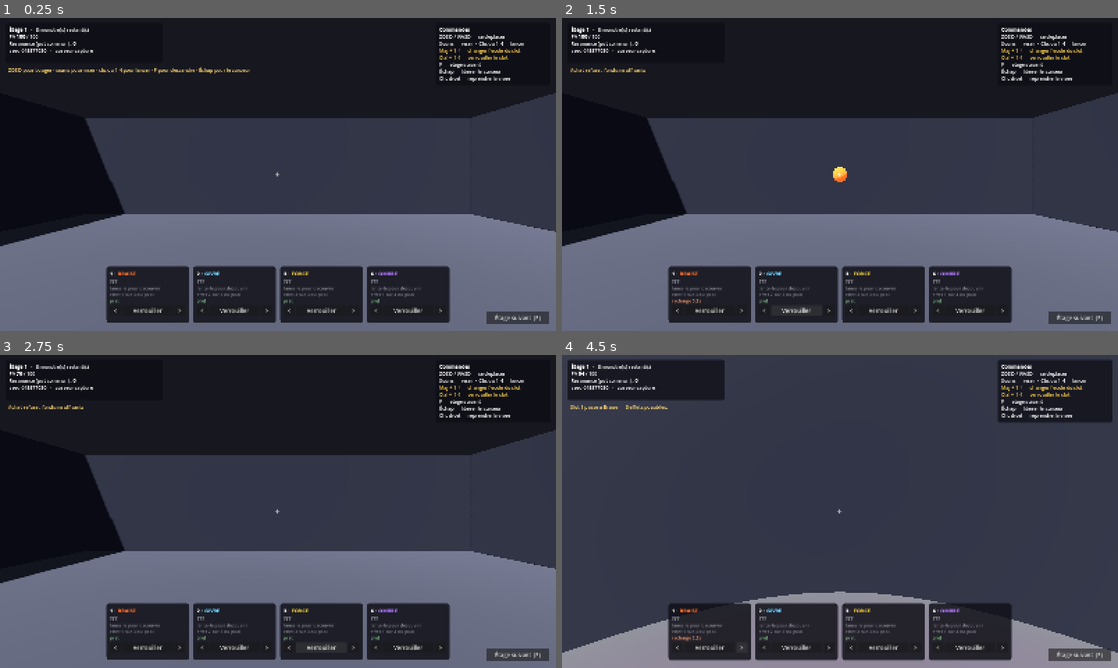
Above: before the commit, frames 1-4 (two rows, left to right).
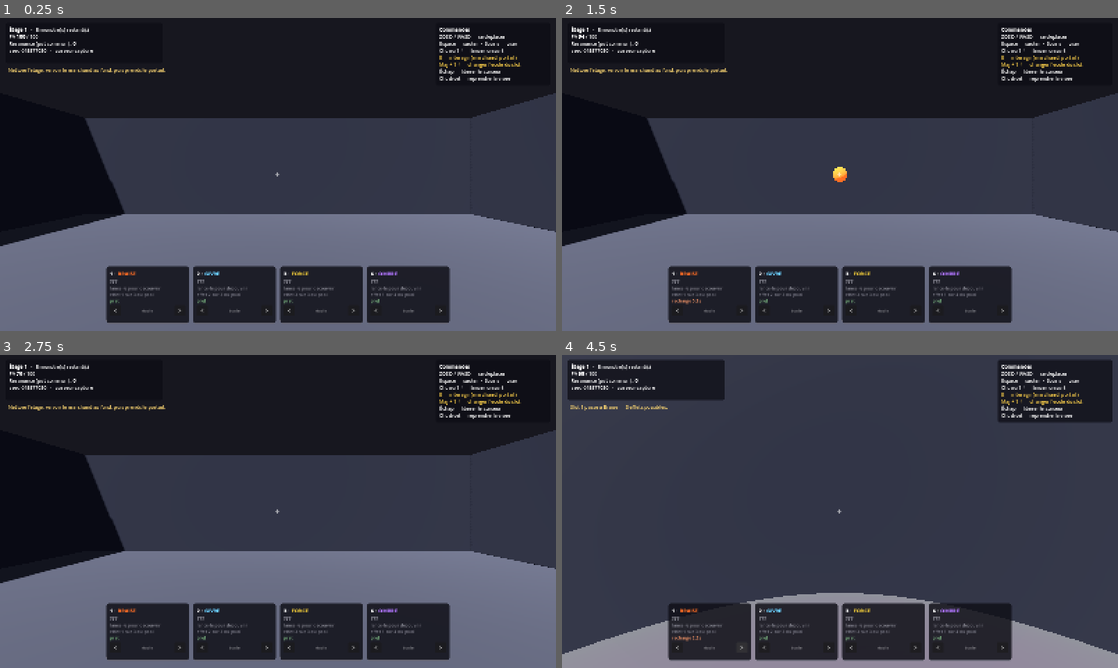
Above: after the commit, the same moments.

Repository: Treri-afk/depthcast
Game: Godot game, scene res://scenes/prototype.tscn
Two runs of this game, one before a commit and one after it. Both use one fixed random seed, a clock stepped at 60 frames per second and the inputs below.
Inputs (mouse positions are in pixels of both pictures, inside the frame that each line leads up to):
- Up to frame 1 (0.25 s): no input
- Up to frame 2 (1.5 s): click (712, 312) at 0.5 s, where only the run before the commit has a clickable "Verrouiller"; click (795, 312) at 1.25 s, where only the run before the commit has a clickable "Verrouiller"
- Up to frame 3 (2.75 s): click (322, 649) at 2 s, where only the run before the commit has a clickable "Verrouiller"
- Up to frame 4 (4.5 s): click (967, 649) at 2.75 s, where only the run before the commit has a clickable "Verrouiller"; click "<" at 3.5 s; click ">" at 4.25 s

The runs differ from the first frame. In frame 1, 1.5% of the frame differs, in the area x 1-99%, y 3-98%; in frame 2, 1.4%; in frame 3, 1.4%; in frame 4, 1.4%.

Commit message:
feat: vraie boucle de gameplay — marchand, portail, saut, couloirs réparés
La boucle était fausse : une touche enchaînait fin d'étage et reroll
dans la même frame, donc il n'existait aucun moment de décision. Or
c'est là que se joue tout le contrepoids du jeu.

Boucle réelle : nettoyer l'étage, traverser les couloirs, atteindre la
salle du marchand, acheter, puis franchir le portail — qui déclenche le
reroll. L'ordre est celui du GDD : on scelle d'ABORD, on reroll ENSUITE.
Un portail qui rerollerait avant l'achat rendrait les verrous inutiles.

Les couloirs étaient bouchés, et c'était un vrai bug : l'espacement
entre deux salles se calculait avec une taille tirée séparément de celle
réellement construite, donc les ouvertures ne tombaient jamais en face.
Le plan complet — tailles, directions, centres — est désormais calculé
avant de bâtir quoi que ce soit.

Le verrouillage quitte le HUD pour devenir un objet posé au sol : un
socle par slot, qu'on va chercher. Deux consommables à côté donnent à la
Résonance un usage concurrent, sinon sceller est toujours le bon choix
et il n'y a pas d'arbitrage.

Le multiplicateur cumulatif est en place (x1, x1.5, x2, x3). Sans lui,
dès qu'on a de la Résonance on fige les quatre slots et le jeu perd son
sujet.

Le portail reste scellé tant que l'étage n'est pas nettoyé : sinon on
traverse le donjon sans jamais combattre.

Ajoute aussi la gravité et le saut, absents jusqu'ici.

Co-Authored-By: Claude Opus 5 <noreply@anthropic.com>

Diff:
--- a/scripts/prototype/player_avatar.gd
+++ b/scripts/prototype/player_avatar.gd
@@ -19,6 +19,8 @@
 const PITCH_MAX: float = 1.45
 ## Hauteur des yeux, mesurée depuis le centre de la capsule.
 const HAUTEUR_YEUX: float = 0.65
+const GRAVITE: float = 26.0
+const IMPULSION_SAUT: float = 8.4
 
 signal a_lance(slot_index: int, direction: Vector3)
 
@@ -92,16 +94,27 @@
 
 	_voile_restant = maxf(0.0, _voile_restant - delta)
 
+	var vitesse_verticale: float = velocity.y
+
 	if _dash_restant > 0.0:
-		# Pendant la charge, le contrôle est confisqué : c'est ce qui fait
-		# qu'une Ruée se sent comme une Ruée et pas comme un sprint.
+		# Pendant la charge, le contrôle horizontal est confisqué : c'est ce qui
+		# fait qu'une Ruée se sent comme une Ruée et pas comme un sprint.
 		_dash_restant -= delta
-		velocity = _dash
+		velocity.x = _dash.x
+		velocity.z = _dash.z
 	else:
 		var taux: float = ACCELERATION if entree.length_squared() > 0.01 else FREINAGE
 		velocity.x = move_toward(velocity.x, voulu.x, taux * delta)
 		velocity.z = move_toward(velocity.z, voulu.z, taux * delta)
-	velocity.y = 0.0
+
+	if is_on_floor():
+		vitesse_verticale = 0.0
+		if Input.is_action_just_pressed("proto_saut") and souris_capturee():
+			vitesse_verticale = IMPULSION_SAUT
+	else:
+		vitesse_verticale -= GRAVITE * delta
+
+	velocity.y = vitesse_verticale
 	move_and_slide()
 
 	_ecoute_les_sorts()
@@ -153,7 +166,7 @@
 
 
 func teleporte(vers: Vector3) -> void:
-	global_position = vers
+	global_position = vers + Vector3(0, 0.2, 0)
 	velocity = Vector3.ZERO
 
 
--- a/scripts/prototype/prototype_hud.gd
+++ b/scripts/prototype/prototype_hud.gd
@@ -10,7 +10,6 @@
 ## Il ne fait que LIRE GameState. Il ne modifie rien : les boutons émettent des
 ## signaux que la racine du prototype traite.
 
-signal verrou_demande(slot_index: int)
 signal etage_suivant_demande()
 ## Demande de changer l'école d'un slot. `pas` vaut -1 ou +1.
 signal ecole_changee(slot_index: int, pas: int)
@@ -21,7 +20,7 @@
 var _journal: Label
 var _aide: RichTextLabel
 var _cartes: Array[RichTextLabel] = []
-var _boutons_verrou: Array[Button] = []
+var _invite: Label
 
 
 func _ready() -> void:
@@ -32,10 +31,10 @@
 	_aide = _panneau_texte(-346, 14, 330, 168, true)
 	_aide.text = ("[b]Commandes[/b]\n"
 		+ "ZQSD / WASD — se déplacer\n"
-		+ "Souris — viser  ·  Clic ou 1-4 — lancer\n"
+		+ "Espace — sauter  ·  Souris — viser\n"
+		+ "Clic ou 1-4 — lancer un sort\n"
+		+ "[color=#ffd24a]E — interagir (marchand, portail)[/color]\n"
 		+ "[color=#ffd24a]Maj + 1-4 — changer l'école du slot[/color]\n"
-		+ "[color=#ffd24a]Ctrl + 1-4 — verrouiller le slot[/color]\n"
-		+ "F — étage suivant\n"
 		+ "Échap — libérer le curseur\n"
 		+ "Clic droit — reprendre la visée")
 
@@ -48,15 +47,16 @@
 	_construit_les_cartes()
 	_construit_le_reticule()
 
-	var suivant := Button.new()
-	suivant.text = "Étage suivant  (F)"
-	suivant.set_anchors_preset(Control.PRESET_BOTTOM_RIGHT)
-	suivant.offset_left = -200
-	suivant.offset_top = -56
-	suivant.offset_right = -20
-	suivant.offset_bottom = -20
-	suivant.pressed.connect(func() -> void: etage_suivant_demande.emit())
-	add_child(suivant)
+	# Invite d'interaction, juste sous le réticule : c'est là que l'oeil est.
+	_invite = Label.new()
+	_invite.set_anchors_preset(Control.PRESET_CENTER)
+	_invite.offset_left = -320
+	_invite.offset_right = 320
+	_invite.offset_top = 40
+	_invite.horizontal_alignment = HORIZONTAL_ALIGNMENT_CENTER
+	_invite.add_theme_font_size_override("font_size", 17)
+	_invite.add_theme_color_override("font_color", Color(1, 0.93, 0.6))
+	add_child(_invite)
 
 
 func _panneau_texte(x: float, y: float, largeur: float, hauteur: float,
@@ -138,11 +138,13 @@
 		gauche.pressed.connect(func() -> void: ecole_changee.emit(i, -1))
 		actions.add_child(gauche)
 
-		var verrou := Button.new()
-		verrou.text = "Verrouiller"
-		verrou.size_flags_horizontal = Control.SIZE_EXPAND_FILL
-		verrou.pressed.connect(func() -> void: verrou_demande.emit(i))
-		actions.add_child(verrou)
+		var titre := Label.new()
+		titre.text = "école"
+		titre.size_flags_horizontal = Control.SIZE_EXPAND_FILL
+		titre.horizontal_alignment = HORIZONTAL_ALIGNMENT_CENTER
+		titre.add_theme_font_size_override("font_size", 12)
+		titre.modulate = Color(1, 1, 1, 0.5)
+		actions.add_child(titre)
 
 		var droite := Button.new()
 		droite.text = ">"
@@ -156,7 +158,6 @@
 		barre.add_child(carte)
 
 		_cartes.append(texte)
-		_boutons_verrou.append(verrou)
 
 
 func _construit_le_reticule() -> void:
@@ -172,6 +173,10 @@
 
 func journalise(texte: String) -> void:
 	_journal.text = texte
+
+
+func invite(texte: String) -> void:
+	_invite.text = texte
 
 
 func _process(_delta: float) -> void:
@@ -234,4 +239,3 @@
 		lignes += "[color=#8fd694]prêt[/color]"
 
 	_cartes[i].text = lignes
-	_boutons_verrou[i].disabled = verrouille
--- a/scripts/prototype/prototype_root.gd
+++ b/scripts/prototype/prototype_root.gd
@@ -14,7 +14,11 @@
 const MONSTRES_PAR_SALLE: int = 3
 const PV_MONSTRE: int = 34
 const RESONANCE_PAR_MONSTRE: int = 12
-const COUT_VERROU: int = 20
+const COUT_VERROU_BASE: int = 18
+## Multiplicateur cumulatif par verrou acheté dans l'étage (GDD §4).
+## Sans lui, dès qu'on a de la Résonance on fige tout et le jeu n'a plus de sujet.
+const MULTIPLICATEURS: Array[float] = [1.0, 1.5, 2.0, 3.0]
+const PORTEE_INTERACTION: float = 3.2
 const SALLES_PAR_ETAGE: int = 3
 const TAILLE_SALLE_MIN: float = 13.0
 const TAILLE_SALLE_MAX: float = 19.0
@@ -42,6 +46,11 @@
 ## Marqueur d'atterrissage de la téléportation.
 var _apercu: MeshInstance3D
 
+## Socles du marchand et portail de descente.
+var _socles: Array[Dictionary] = []
+var _portail: Node3D = null
+var _cible_interaction: Dictionary = {}
+
 
 func _ready() -> void:
 	_declare_les_touches()
@@ -65,7 +74,7 @@
 
 	_assemble_l_etage()
 	_peuple_l_etage()
-	_hud.journalise("ZQSD pour bouger · souris pour viser · clic ou 1-4 pour lancer · F pour descendre · Échap pour le curseur")
+	_hud.journalise("Nettoie l'étage, va voir le marchand au fond, puis prends le portail.")
 
 
 ## Raccourcis clavier pour l'école et le verrou.
@@ -83,9 +92,6 @@
 	if touche.shift_pressed:
 		_sur_ecole_changee(index, 1)
 		get_viewport().set_input_as_handled()
-	elif touche.ctrl_pressed or touche.meta_pressed:
-		_sur_verrou_demande(index)
-		get_viewport().set_input_as_handled()
 
 
 func _physics_process(_delta: float) -> void:
@@ -95,9 +101,10 @@
 
 	_maj_trainee(_delta)
 	_maj_apercu_teleport()
-
-	if Input.is_action_just_pressed("proto_etage_suivant"):
-		_descend()
+	_maj_interaction()
+
+	if Input.is_action_just_pressed("proto_interagir"):
+		_interagit()
 
 	if GameState.is_in_run() and GameState.run.players[0].hp <= 0:
 		_hud.journalise("Mort à l'étage %d. La run redémarre." % (GameState.run.floor_index + 1))
@@ -118,7 +125,8 @@
 		"proto_sort_2": [KEY_2, KEY_KP_2],
 		"proto_sort_3": [KEY_3, KEY_KP_3],
 		"proto_sort_4": [KEY_4, KEY_KP_4],
-		"proto_etage_suivant": [KEY_F],
+		"proto_interagir": [KEY_E],
+		"proto_saut": [KEY_SPACE],
 		"proto_liberer_souris": [KEY_ESCAPE],
 	}
 	for action: String in touches:
@@ -158,65 +166,75 @@
 	add_child(_geometrie)
 
 
-## Assemble l'étage : une chaîne de salles reliées par des couloirs.
+## Assemble l'étage : une chaîne de salles reliées par des couloirs, la
+## dernière servant de salle du marchand.
 ##
-## C'est une version minuscule du principe posé au GDD §5 — des salles
-## pré-conçues assemblées selon une seed, jamais de géométrie inventée à la
-## volée. Ici les salles sont de simples boîtes, mais le générateur ne connaît
-## déjà que des connecteurs et une seed : c'est la structure qui compte.
+## Le plan est calculé EN ENTIER avant de bâtir quoi que ce soit. La version
+## précédente tirait la taille de la salle suivante pour calculer l'espacement,
+## puis en retirait une autre au tour d'après : les couloirs ne tombaient donc
+## pas en face des ouvertures, et les murs les bouchaient.
 func _assemble_l_etage() -> void:
 	for enfant: Node in _geometrie.get_children():
 		enfant.queue_free()
 	_salles.clear()
+	_socles.clear()
+	_portail = null
 
 	var rng: RandomNumberGenerator = RngService.stream(RngService.STREAM_DUNGEON)
-	var centre := Vector3.ZERO
-	var direction := Vector3.RIGHT
-
+
+	# 1. Toutes les tailles d'abord.
+	var cotes: Array[float] = []
 	for i: int in SALLES_PAR_ETAGE:
-		var cote: float = rng.randf_range(TAILLE_SALLE_MIN, TAILLE_SALLE_MAX)
-		var salle := {"centre": centre, "taille": cote}
-		_salles.append(salle)
-
-		var ouverture_entree: bool = i > 0
-		var ouverture_sortie: bool = i < SALLES_PAR_ETAGE - 1
-		_batit_salle(centre, cote, direction, ouverture_entree, ouverture_sortie)
-
-		if not ouverture_sortie:
-			break
-
-		# La direction alterne pour que l'étage ne soit pas une ligne droite.
-		var suivante: Vector3 = Vector3.FORWARD if direction == Vector3.RIGHT else Vector3.RIGHT
-		var cote_suivant: float = rng.randf_range(TAILLE_SALLE_MIN, TAILLE_SALLE_MAX)
-		var depart: Vector3 = centre + direction * (cote * 0.5)
-		_batit_couloir(depart, direction)
-		centre = centre + direction * (cote * 0.5 + LONGUEUR_COULOIR + cote_suivant * 0.5)
-		direction = suivante
-
-
-func _batit_salle(centre: Vector3, cote: float, direction_sortie: Vector3,
-		ouverture_entree: bool, ouverture_sortie: bool) -> void:
+		cotes.append(rng.randf_range(TAILLE_SALLE_MIN, TAILLE_SALLE_MAX))
+	# La salle du marchand est toujours généreuse : il faut la place de
+	# tourner autour des socles.
+	cotes[SALLES_PAR_ETAGE - 1] = maxf(cotes[SALLES_PAR_ETAGE - 1], 17.0)
+
+	# 2. Les directions, alternées pour éviter la ligne droite.
+	var directions: Array[Vector3] = []
+	var courante := Vector3.RIGHT
+	for i: int in SALLES_PAR_ETAGE - 1:
+		directions.append(courante)
+		courante = Vector3.FORWARD if courante == Vector3.RIGHT else Vector3.RIGHT
+
+	# 3. Les centres, déduits des tailles réelles.
+	var centres: Array[Vector3] = [Vector3.ZERO]
+	for i: int in SALLES_PAR_ETAGE - 1:
+		centres.append(centres[i] + directions[i] * (
+			cotes[i] * 0.5 + LONGUEUR_COULOIR + cotes[i + 1] * 0.5
+		))
+
+	# 4. Construction.
+	for i: int in SALLES_PAR_ETAGE:
+		var ouvertures: Array[Vector3] = []
+		if i > 0:
+			ouvertures.append(-directions[i - 1])
+		if i < SALLES_PAR_ETAGE - 1:
+			ouvertures.append(directions[i])
+		_batit_salle(centres[i], cotes[i], ouvertures)
+		_salles.append({"centre": centres[i], "taille": cotes[i],
+			"marchand": i == SALLES_PAR_ETAGE - 1})
+
+	for i: int in SALLES_PAR_ETAGE - 1:
+		_batit_couloir(centres[i] + directions[i] * (cotes[i] * 0.5), directions[i])
+
+	_installe_le_marchand(centres[SALLES_PAR_ETAGE - 1], cotes[SALLES_PAR_ETAGE - 1])
+
+
+func _batit_salle(centre: Vector3, cote: float, ouvertures: Array[Vector3]) -> void:
 	_ajoute_bloc(centre + Vector3(0, -0.5, 0), Vector3(cote, 1, cote),
 		Color(0.30, 0.31, 0.36))
 
 	var demi: float = cote * 0.5
-	# Les quatre murs. Celui qui porte la sortie — et celui d'où l'on vient —
-	# reçoivent une ouverture de la largeur du couloir.
 	var murs := [
-		{"pos": Vector3(demi, 0, 0), "axe_z": true, "dir": Vector3.RIGHT},
-		{"pos": Vector3(-demi, 0, 0), "axe_z": true, "dir": Vector3.LEFT},
-		{"pos": Vector3(0, 0, demi), "axe_z": false, "dir": Vector3.BACK},
-		{"pos": Vector3(0, 0, -demi), "axe_z": false, "dir": Vector3.FORWARD},
+		{"pos": Vector3(demi, 0, 0), "le_long_de_z": true, "dir": Vector3.RIGHT},
+		{"pos": Vector3(-demi, 0, 0), "le_long_de_z": true, "dir": Vector3.LEFT},
+		{"pos": Vector3(0, 0, demi), "le_long_de_z": false, "dir": Vector3.BACK},
+		{"pos": Vector3(0, 0, -demi), "le_long_de_z": false, "dir": Vector3.FORWARD},
 	]
-	# L'entrée vient forcément du côté opposé à la sortie précédente.
-	var entree_dir: Vector3 = -direction_sortie if not ouverture_sortie else Vector3.LEFT
-	if ouverture_entree and ouverture_sortie:
-		entree_dir = Vector3.LEFT if direction_sortie == Vector3.FORWARD else Vector3.FORWARD
-
 	for mur: Dictionary in murs:
-		var perce: bool = (ouverture_sortie and mur["dir"] == direction_sortie) \
-			or (ouverture_entree and mur["dir"] == entree_dir)
-		_batit_mur(centre + mur["pos"], cote, mur["axe_z"], perce)
+		_batit_mur(centre + mur["pos"], cote, mur["le_long_de_z"],
+			ouvertures.has(mur["dir"]))
 
 
 func _batit_mur(centre: Vector3, longueur: float, le_long_de_z: bool, perce: bool) -> void:
@@ -331,7 +349,6 @@
 	add_child(couche)
 	_hud = PrototypeHud.new()
 	_hud.joueur = _joueur
-	_hud.verrou_demande.connect(_sur_verrou_demande)
 	_hud.etage_suivant_demande.connect(_descend)
 	_hud.ecole_changee.connect(_sur_ecole_changee)
 	couche.add_child(_hud)
@@ -350,6 +367,9 @@
 
 	for index_salle: int in _salles.size():
 		var salle: Dictionary = _salles[index_salle]
+		# La salle du marchand est un sas : on y respire et on y décide.
+		if salle.get("marchand", false):
+			continue
 		var centre: Vector3 = salle["centre"]
 		var bord: float = float(salle["taille"]) * 0.5 - 2.5
 		# La première salle en contient moins : on y arrive sans être encerclé.
@@ -826,6 +846,217 @@
 		_apercu.global_position = _joueur.point_vise(portee) - Vector3(0, 0.9, 0)
 
 
+# ── Le marchand ───────────────────────────────────────────────────────────
+
+## La dernière salle de chaque étage. On y achète ses verrous — c'est LE moment
+## de décision de la boucle — puis on prend le portail, qui déclenche le reroll.
+##
+## L'ordre compte et il est celui du GDD : on achète d'ABORD, on reroll ENSUITE.
+## Un portail qui rerollerait avant l'achat rendrait les verrous inutiles.
+func _installe_le_marchand(centre: Vector3, cote: float) -> void:
+	var marchand := Node3D.new()
+	marchand.position = centre + Vector3(0, 1.2, -cote * 0.28)
+	var corps := _sphere_lumineuse(0.9, Color(0.95, 0.85, 0.45))
+	marchand.add_child(corps)
+	var chapeau := MeshInstance3D.new()
+	var cone := CylinderMesh.new()
+	cone.top_radius = 0.0
+	cone.bottom_radius = 0.85
+	cone.height = 1.1
+	chapeau.mesh = cone
+	chapeau.position = Vector3(0, 1.1, 0)
+	var mat_chapeau := StandardMaterial3D.new()
+	mat_chapeau.albedo_color = Color(0.35, 0.28, 0.55)
+	chapeau.material_override = mat_chapeau
+	marchand.add_child(chapeau)
+	_geometrie.add_child(marchand)
+
+	# Un socle par slot : le verrou devient un objet posé au sol qu'on va
+	# chercher, pas une case à cocher dans un menu.
+	var largeur: float = cote * 0.62
+	for i: int in 4:
+		var pos: Vector3 = centre + Vector3(
+			-largeur * 0.5 + largeur * (float(i) / 3.0), 0.0, cote * 0.06
+		)
+		_ajoute_socle(pos, {"type": "verrou", "slot": i})
+
+	# Deux consommables, pour que la Résonance ait un usage concurrent.
+	_ajoute_socle(centre + Vector3(-largeur * 0.36, 0, cote * 0.3),
+		{"type": "soin", "cout": 25, "valeur": 45})
+	_ajoute_socle(centre + Vector3(largeur * 0.36, 0, cote * 0.3),
+		{"type": "vigueur", "cout": 40, "valeur": 15})
+
+	_portail = _cree_portail(centre + Vector3(0, 0, -cote * 0.42))
+
+
+func _ajoute_socle(pos: Vector3, donnees: Dictionary) -> void:
+	var socle := Node3D.new()
+	socle.position = Vector3(pos.x, 0.0, pos.z)
+
+	var pied := MeshInstance3D.new()
+	var mesh := CylinderMesh.new()
+	mesh.top_radius = 0.55
+	mesh.bottom_radius = 0.7
+	mesh.height = 0.9
+	pied.mesh = mesh
+	pied.position = Vector3(0, 0.45, 0)
+	var mat := StandardMaterial3D.new()
+	mat.albedo_color = Color(0.34, 0.34, 0.42)
+	pied.material_override = mat
+	socle.add_child(pied)
+
+	var objet := _sphere_lumineuse(0.32, _couleur_objet(donnees))
+	objet.position = Vector3(0, 1.35, 0)
+	objet.name = "Objet"
+	socle.add_child(objet)
+
+	_geometrie.add_child(socle)
+	donnees["node"] = socle
+	donnees["objet"] = objet
+	donnees["achete"] = false
+	_socles.append(donnees)
+
+
+func _couleur_objet(donnees: Dictionary) -> Color:
+	match String(donnees.get("type", "")):
+		"soin":
+			return Color(0.42, 0.92, 0.48)
+		"vigueur":
+			return Color(0.95, 0.55, 0.35)
+		_:
+			var slot: SpellSlot = GameState.run.players[0].slots[int(donnees.get("slot", 0))]
+			var ecole: Dictionary = PrototypeCatalogue.school_by_id(slot.school_id)
+			return ecole.get("couleur", Color.WHITE)
+
+
+func _cree_portail(pos: Vector3) -> Node3D:
+	var portail := Node3D.new()
+	portail.position = Vector3(pos.x, 0.1, pos.z)
+	var anneau := MeshInstance3D.new()
+	var mesh := TorusMesh.new()
+	mesh.inner_radius = 1.5
+	mesh.outer_radius = 2.0
+	anneau.mesh = mesh
+	anneau.rotation_degrees = Vector3(90, 0, 0)
+	anneau.position = Vector3(0, 2.0, 0)
+	var mat := StandardMaterial3D.new()
+	mat.albedo_color = Color(0.55, 0.75, 1.0)
+	mat.emission_enabled = true
+	mat.emission = Color(0.45, 0.7, 1.0)
+	mat.emission_energy_multiplier = 1.6
+	anneau.material_override = mat
+	portail.add_child(anneau)
+	_geometrie.add_child(portail)
+	return portail
+
+
+## Coût du prochain verrou, multiplicateur cumulatif compris.
+func _cout_verrou() -> int:
+	var deja: int = GameState.run.players[0].locks_bought_this_floor
+	var facteur: float = MULTIPLICATEURS[mini(deja, MULTIPLICATEURS.size() - 1)]
+	return int(round(COUT_VERROU_BASE * facteur))
+
+
+## Cherche l'objet interactif le plus proche et met à jour l'invite.
+func _maj_interaction() -> void:
+	_cible_interaction = {}
+	var meilleure: float = PORTEE_INTERACTION
+
+	for socle: Dictionary in _socles:
+		if socle["achete"]:
+			continue
+		var d: float = _joueur.global_position.distance_to(
+			(socle["node"] as Node3D).global_position
+		)
+		if d < meilleure:
+			meilleure = d
+			_cible_interaction = socle
+
+	if _portail != null:
+		var d: float = _joueur.global_position.distance_to(_portail.global_position)
+		if d < meilleure:
+			_cible_interaction = {"type": "portail"}
+
+	_hud.invite(_libelle_interaction())
+
+
+func _libelle_interaction() -> String:
+	if _cible_interaction.is_empty():
+		return ""
+	match String(_cible_interaction.get("type", "")):
+		"portail":
+			var restants: int = GameState.run.alive_monsters().size()
+			if restants > 0:
+				return "[E] Portail scellé — %d monstre(s) à éliminer" % restants
+			return "[E] Descendre à l'étage suivant"
+		"verrou":
+			var i: int = int(_cible_interaction["slot"])
+			var nom: String = String(PrototypeCatalogue.school_by_id(
+				GameState.run.players[0].slots[i].school_id).get("nom", "?"))
+			return "[E] Sceller le slot %d (%s) — %d Résonance" % [
+				i + 1, nom, _cout_verrou()]
+		"soin":
+			return "[E] Fiole de soin (+%d PV) — %d Résonance" % [
+				int(_cible_interaction["valeur"]), int(_cible_interaction["cout"])]
+		"vigueur":
+			return "[E] Éclat de vigueur (+%d PV max) — %d Résonance" % [
+				int(_cible_interaction["valeur"]), int(_cible_interaction["cout"])]
+	return ""
+
+
+func _interagit() -> void:
+	if _cible_interaction.is_empty():
+		return
+	match String(_cible_interaction.get("type", "")):
+		"portail":
+			_prend_le_portail()
+		"verrou":
+			_achete_verrou(_cible_interaction)
+		"soin", "vigueur":
+			_achete_consommable(_cible_interaction)
+
+
+func _achete_verrou(socle: Dictionary) -> void:
+	var i: int = int(socle["slot"])
+	var cout: int = _cout_verrou()
+	if not GameState.try_lock_slot(0, i, cout):
+		return
+	_consomme_socle(socle)
+	_hud.journalise("Slot %d scellé pour %d Résonance. Le prochain coûtera %d." % [
+		i + 1, cout, _cout_verrou()])
+
+
+func _achete_consommable(socle: Dictionary) -> void:
+	var cout: int = int(socle["cout"])
+	if not GameState.try_spend_resonance(0, cout):
+		return
+	var p: PlayerState = GameState.run.players[0]
+	if String(socle["type"]) == "vigueur":
+		p.max_hp += int(socle["valeur"])
+		p.hp += int(socle["valeur"])
+		_hud.journalise("Vigueur : %d PV max." % p.max_hp)
+	else:
+		_soumet_soin(-1, int(socle["valeur"]))
+		_hud.journalise("Fiole bue.")
+	_consomme_socle(socle)
+
+
+func _consomme_socle(socle: Dictionary) -> void:
+	socle["achete"] = true
+	var objet: Node3D = socle["objet"]
+	if is_instance_valid(objet):
+		objet.queue_free()
+
+
+## Le portail ne s'ouvre qu'une fois l'étage nettoyé : sans ça, on peut
+## traverser le donjon sans jamais combattre, et il n'y a plus de boucle.
+func _prend_le_portail() -> void:
+	if GameState.run.alive_monsters().size() > 0:
+		_hud.journalise("Le portail reste scellé tant que l'étage n'est pas nettoyé.")
+		return
+	_descend()
+
+
 # ── Réactions aux évènements du moteur ────────────────────────────────────
 
 func _sur_degat_monstre(monster_id: int, _pv: int) -> void:
@@ -872,24 +1103,22 @@
 	])
 
 
-func _sur_verrou_demande(slot_index: int) -> void:
-	if GameState.try_lock_slot(0, slot_index, COUT_VERROU):
-		_hud.journalise("Slot %d verrouillé pour %d de Résonance." % [slot_index + 1, COUT_VERROU])
-
-
 func _descend() -> void:
 	if not GameState.is_in_run():
 		return
+	# complete_floor puis advance_floor : l'achat a déjà eu lieu chez le
+	# marchand, le reroll se produit maintenant. Jamais l'inverse.
 	GameState.complete_floor()
 	GameState.advance_floor()
 	_assemble_l_etage()
-	_joueur.position = Vector3(0, 1.0, 0)
+	_joueur.global_position = Vector3(0, 1.2, 0)
 	_peuple_l_etage()
+	_hud.journalise("Étage %d. Tes sorts non scellés ont muté." % (GameState.run.floor_index + 1))
 
 
 func _redemarre() -> void:
 	GameState.start_run(0, 1)
 	GameState.set_player_schools(0, PrototypeCatalogue.school_defs([0, 1, 2, 4]))
 	_assemble_l_etage()
-	_joueur.position = Vector3(0, 1.0, 0)
+	_joueur.global_position = Vector3(0, 1.2, 0)
 	_peuple_l_etage()
